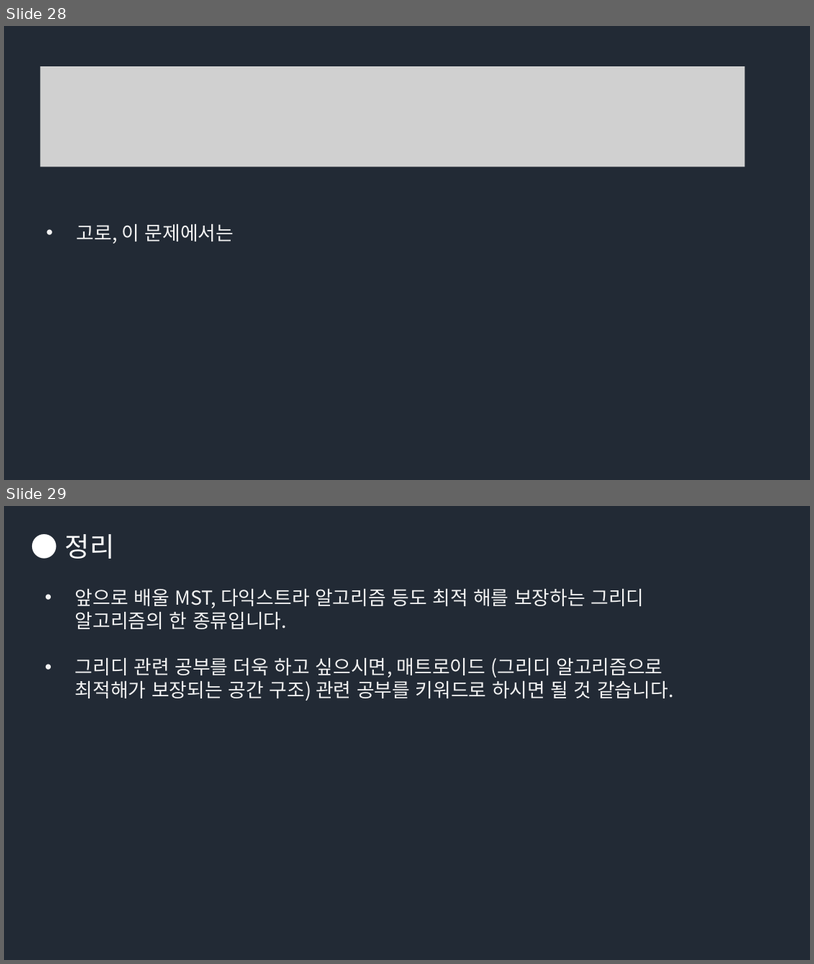
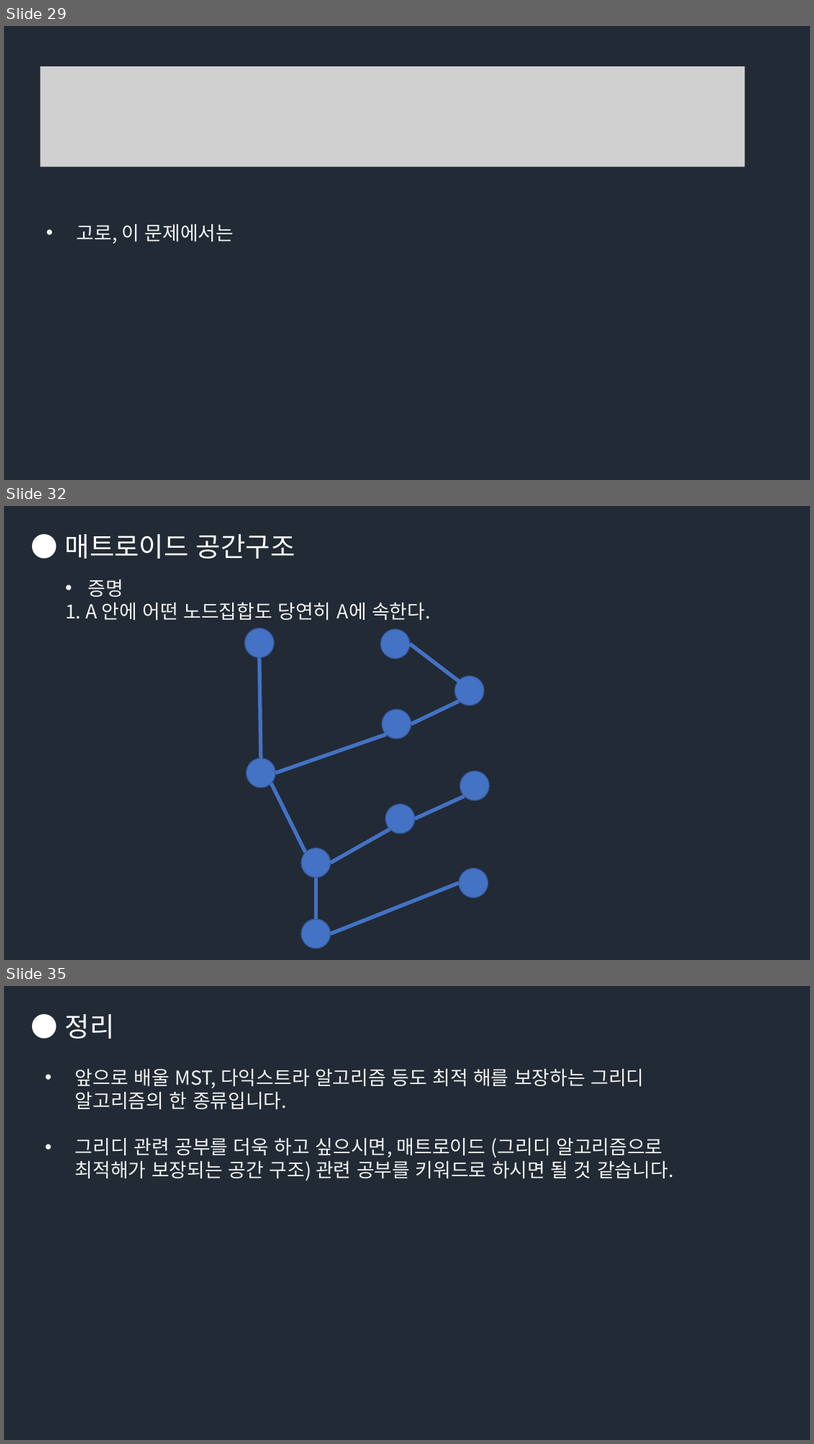
Before and after one commit to Groot-Space/Groot-space.github.io, a slide deck: assets/images/그리디/그리디.pptx. Shown one above the other, each under a label of ours: slides 28 and 29 before the commit, slides 29, 32 and 35 after it; the slides between them are not shown. The pictures are 814x964 and 814x1444 pixels, drawn with LibreOffice and Linux fonts; fonts in the diff are those of the drawing; grey boxes stand for pictures. Boxes give left, top, right and bottom in pixels: in the first picture for what was removed or moved away, otherwise in the second. Text is boxed around its words. In the diff, an @@ line names an element or a change of style, - is before the commit and + after.

```diff
--- a/assets/images/그리디/그리디.pptx
+++ b/assets/images/그리디/그리디.pptx
@@ slide 32 added at <box>4,506,810,960</box>, background #222A35 @@
@@ text added at <box>65,534,295,559</box>, 32 pt, text #FFFFFF @@
+● 매트로이드 공간구조
@@ text added at <box>65,579,431,620</box>, 23 pt, text #F2F2F2 @@
+• 증명
+1. A 안에 어떤 노드집합도 당연히 A에 속한다.
@@ ellipse added at <box>244,628,274,658</box>, fill #4472C4, outline #325491 1 pt @@
@@ ellipse added at <box>381,629,410,659</box>, fill #4472C4, outline #325491 1 pt @@
@@ line added from (410, 644) to (468, 687), #4472C4 4.5 pt @@
@@ line added from (260, 658) to (261, 758), #4472C4 4.5 pt @@
@@ ellipse added at <box>455,676,484,705</box>, fill #4472C4, outline #325491 1 pt @@
@@ ellipse added at <box>382,709,411,739</box>, fill #4472C4, outline #325491 1 pt @@
@@ line added from (460, 701) to (411, 723), #4472C4 4.5 pt @@
@@ line added from (386, 734) to (275, 773), #4472C4 4.5 pt @@
@@ ellipse added at <box>247,758,275,788</box>, fill #4472C4, outline #325491 1 pt @@
@@ line added from (306, 852) to (271, 783), #4472C4 4.5 pt @@
@@ ellipse added at <box>460,771,489,800</box>, fill #4472C4, outline #325491 1 pt @@
@@ ellipse added at <box>386,803,415,834</box>, fill #4472C4, outline #325491 1 pt @@
@@ line added from (464, 795) to (415, 818), #4472C4 4.5 pt @@
@@ line added from (390, 829) to (331, 862), #4472C4 4.5 pt @@
@@ ellipse added at <box>301,848,331,878</box>, fill #4472C4, outline #325491 1 pt @@
@@ ellipse added at <box>459,867,488,898</box>, fill #4472C4, outline #325491 1 pt @@
@@ line added from (316, 878) to (316, 919), #4472C4 4.5 pt @@
@@ line added from (459, 883) to (331, 934), #4472C4 4.5 pt @@
@@ ellipse added at <box>301,919,331,948</box>, fill #4472C4, outline #325491 1 pt @@
@@ what was slide 28 is now slide 29 @@
@@ what was slide 29 is now slide 35 @@
```
Also in this commit, not shown: 5 other slides added, 1 other file.
